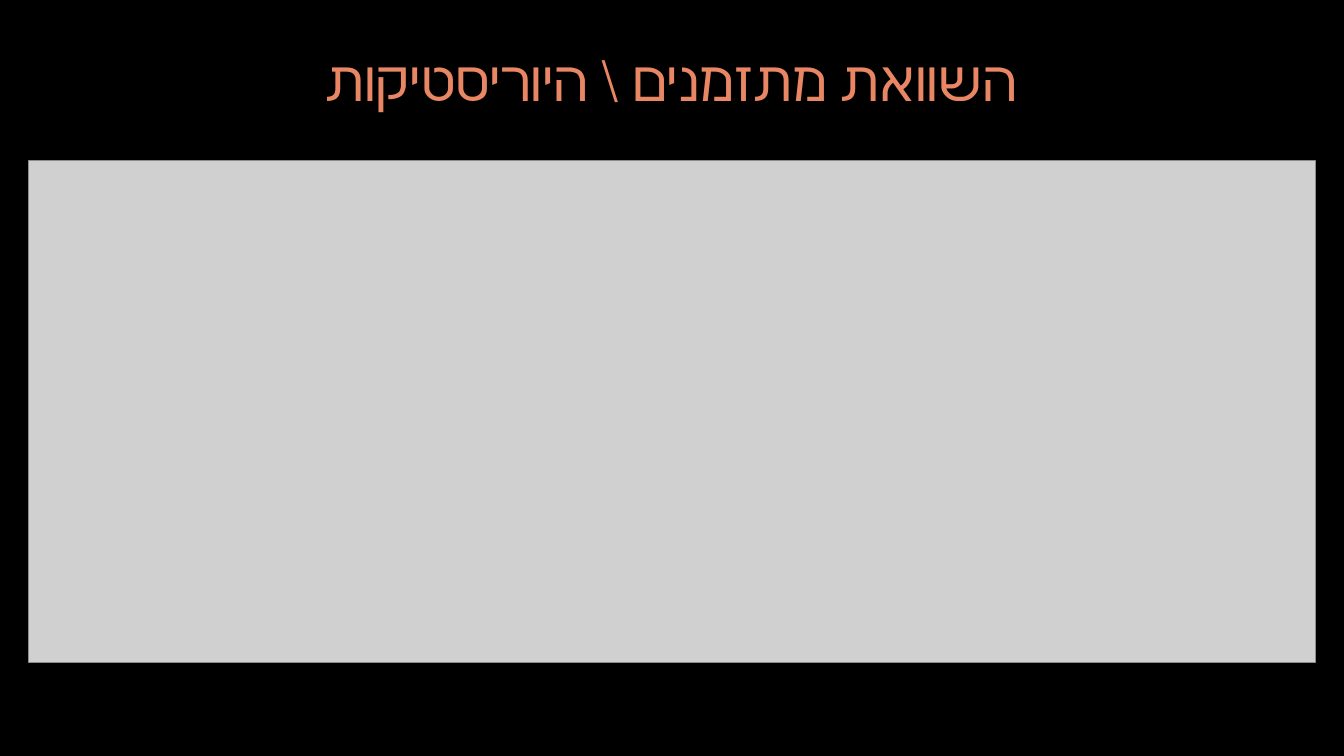
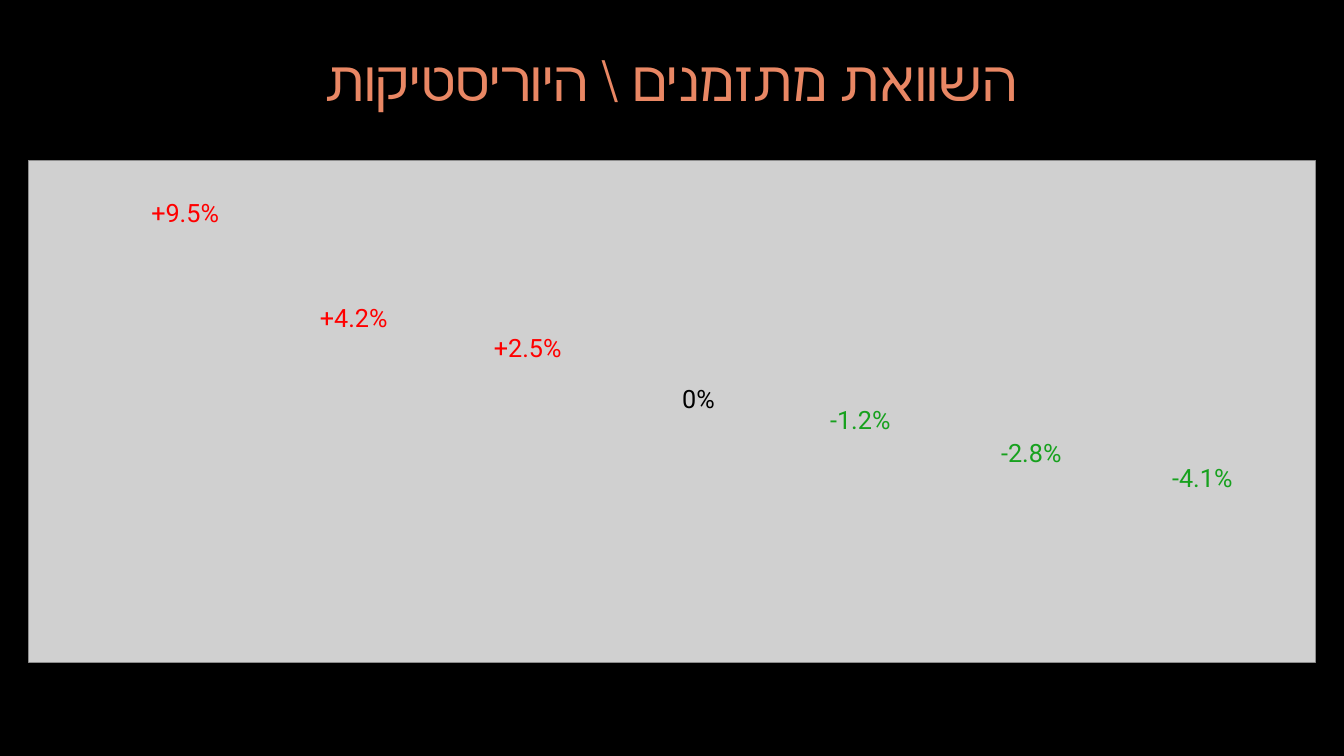
Before and after one commit to Task-Scheduling-Team-Azrieli/Reports, a slide deck: slide 8 of presentation.pptx. Drawn at 1344x756 pixels with LibreOffice and Linux fonts; fonts in the diff are those of the drawing; grey boxes stand for pictures; background and template pictures are left out. Boxes give left, top, right and bottom in pixels: in the first picture for what was removed or moved away, otherwise in the second. Text is boxed around its words. In the diff, an @@ line names an element or a change of style, - is before the commit and + after.

```diff
--- a/presentation.pptx
+++ b/presentation.pptx
@@ text added at (151,204,219,223), 18 pt, text #FF0000 @@
++9.5%
@@ text added at (320,309,388,328), 18 pt, text #FF0000 @@
++4.2%
@@ text added at (494,339,562,358), 18 pt, text #FF0000 @@
++2.5%
@@ text added at (682,390,715,409), 18 pt, text #000000 @@
+0%
@@ text added at (830,411,890,430), 18 pt, text #17A11E @@
+-1.2%
@@ text added at (1001,444,1061,463), 18 pt, text #17A11E @@
+-2.8%
@@ text added at (1172,469,1232,488), 18 pt, text #17A11E @@
+-4.1%
```
Also in this commit, not shown: 1 other slide changed, 1 slide added.
